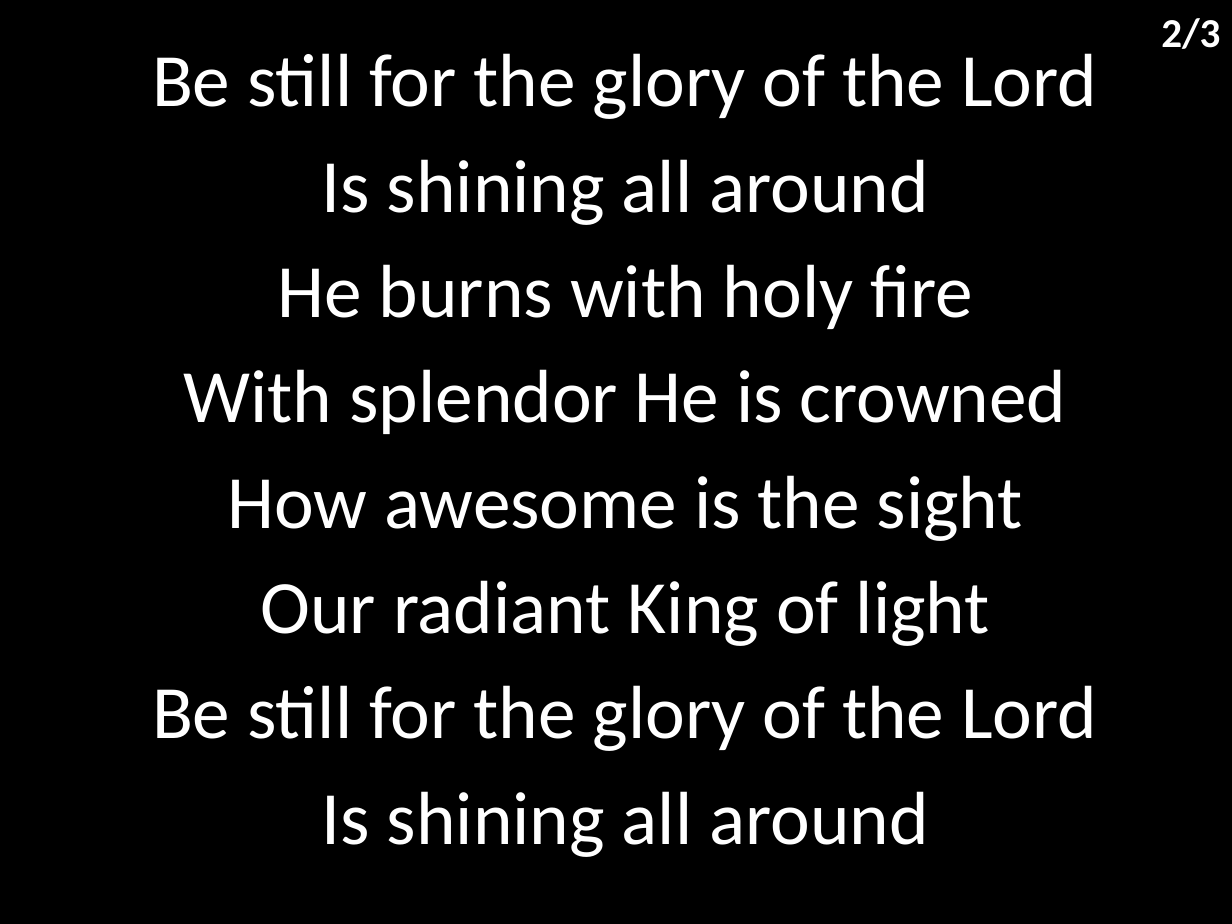
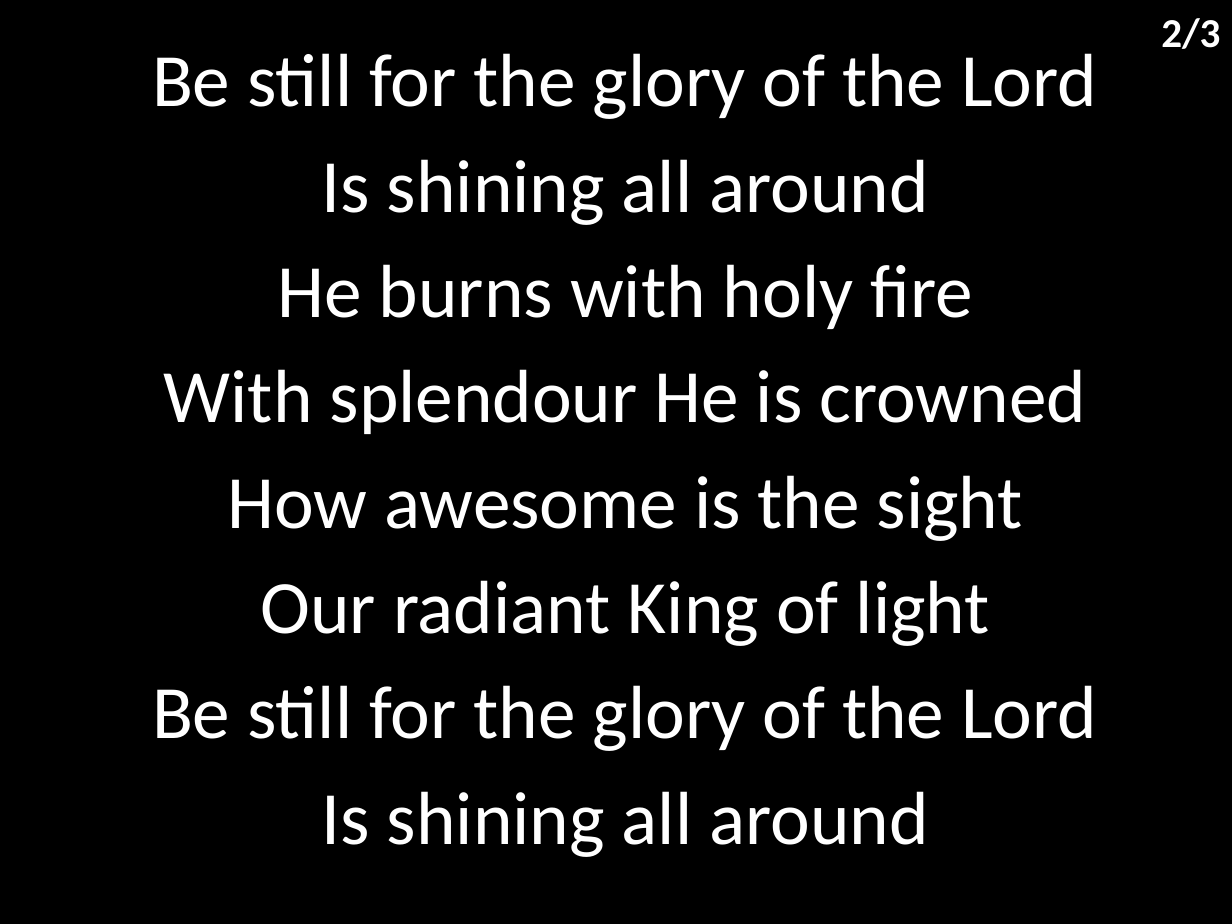
Before and after one commit to hoo-are-ya/worship, a slide deck: slide 8 of docs/songs_27-02-2022.pptx. Drawn at 1232x924 pixels with LibreOffice and Linux fonts; fonts in the diff are those of the drawing. Boxes give left, top, right and bottom in pixels: in the first picture for what was removed or moved away, otherwise in the second. Text is boxed around its words. In the diff, an @@ line names an element or a change of style, - is before the commit and + after.

```diff
--- a/docs/songs_27-02-2022.pptx
+++ b/docs/songs_27-02-2022.pptx
@@ subtitle at [164,369,1087,434]: text changed @@
-With splendor He is crowned
+With splendour He is crowned
```
Also in this commit, not shown: 1 other slide changed, 5 slides added, 1 other file.
